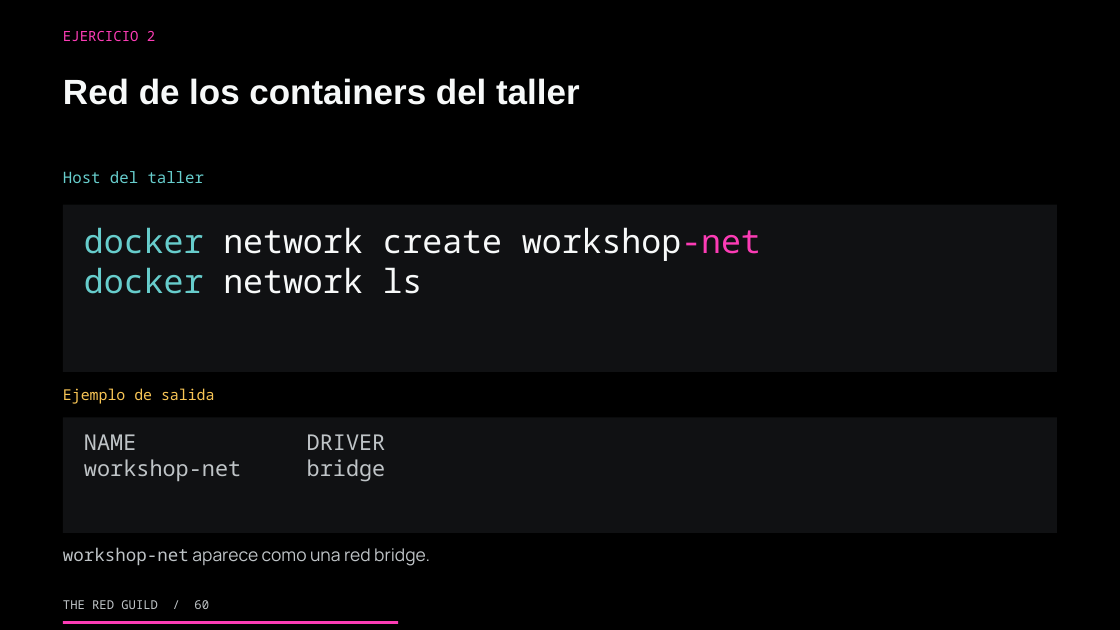
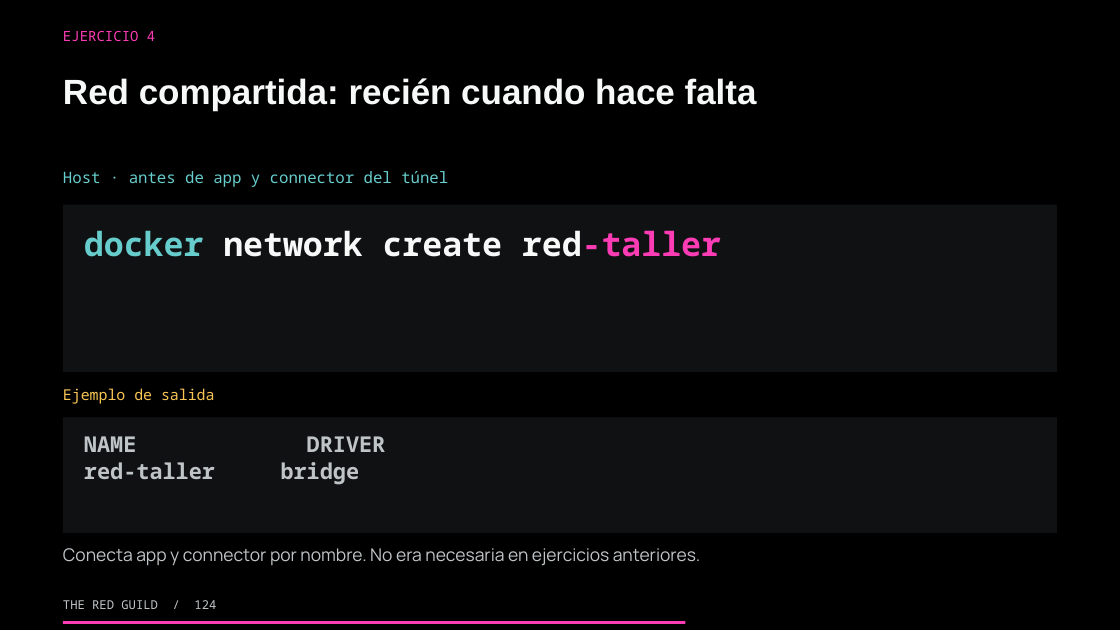
Before and after one commit to theredguild/github-ai-automation-lab, a slide deck: slide 124 of slides/workshop.pptx (slide 60 before the commit). Drawn at 1120x630 pixels with LibreOffice and Linux fonts; fonts in the diff are those of the drawing. Boxes give left, top, right and bottom in pixels: in the first picture for what was removed or moved away, otherwise in the second. Text is boxed around its words. In the diff, an @@ line names an element or a change of style, - is before the commit and + after.

Commit message:
Revise workshop flow and trim presenter scripts

```diff
--- a/slides/workshop.pptx
+++ b/slides/workshop.pptx
@@ text at (x1=63, y1=31, x2=155, y2=41): text changed @@
-EJERCICIO 2
+EJERCICIO 4
@@ text at (x1=63, y1=78, x2=757, y2=110): text changed @@
-Red de los containers del taller
+Red compartida: recién cuando hace falta
@@ text at (x1=63, y1=171, x2=448, y2=187): text changed @@
-Host del taller
+Host · antes de app y connector del túnel
@@ text at (x1=84, y1=230, x2=721, y2=257): text changed; bold on @@
-docker network create workshop-net
-docker network ls
+docker network create red-taller
@@ text at (x1=84, y1=436, x2=136, y2=452): bold on in "NAME DRIVER"; line spacing 1 to 1.06 @@
@@ text at (x1=84, y1=462, x2=360, y2=485): text changed; bold on @@
-workshop-net bridge
+red-taller bridge
@@ text at (x1=63, y1=548, x2=701, y2=565): text changed @@
-workshop-net aparece como una red bridge.
+Conecta app y connector por nombre. No era necesaria en ejercicios anteriores.
@@ text at (x1=63, y1=600, x2=216, y2=609): text changed @@
-THE RED GUILD / 60
+THE RED GUILD / 124
@@ rectangle resized from (x1=63, y1=622, x2=398, y2=624) to (x1=63, y1=622, x2=686, y2=624) @@
```
Also in this commit, not shown: 175 other slides changed, 21 slides added, 1 slide removed, 17 other files.
